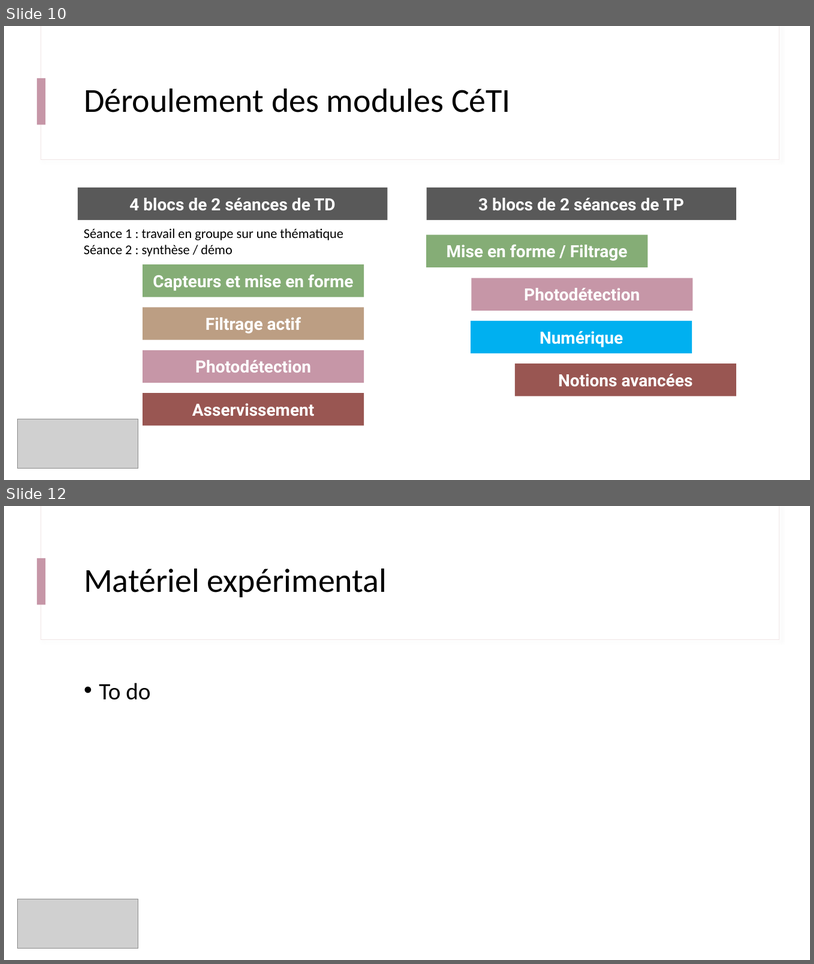
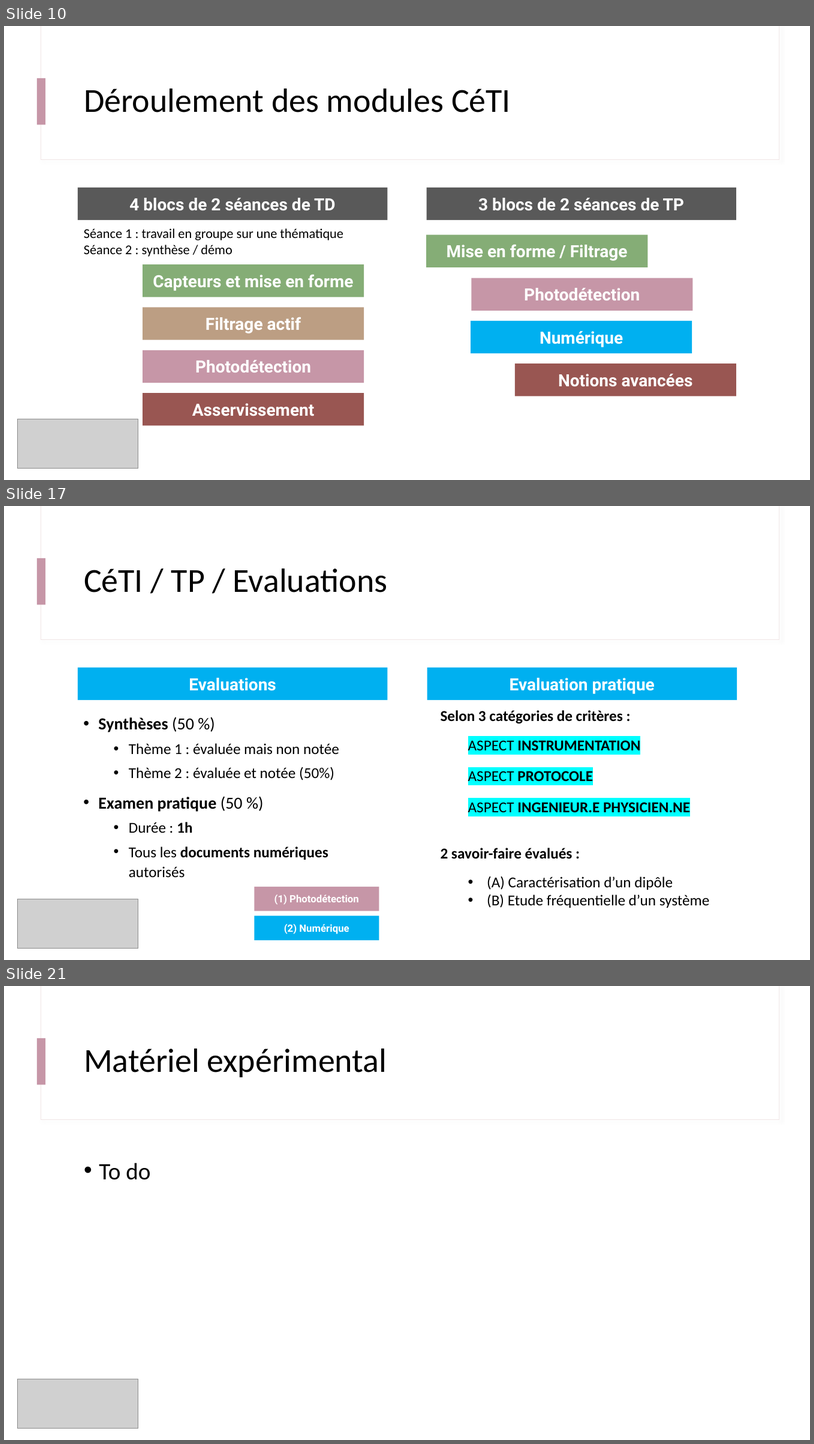
Before and after one commit to IOGS-Digital-Methods/semester-5, a slide deck: CeTI/b0_intro/B0_1_CeTI.pptx. Shown one above the other, each under a label of ours: slides 10 and 12 before the commit, slides 10, 17 and 21 after it; the slides between them are not shown. The pictures are 814x964 and 814x1444 pixels, drawn with LibreOffice and Linux fonts; fonts in the diff are those of the drawing; grey boxes stand for pictures. Boxes give left, top, right and bottom in pixels: in the first picture for what was removed or moved away, otherwise in the second. Text is boxed around its words. In the diff, an @@ line names an element or a change of style, - is before the commit and + after.

```diff
--- a/CeTI/b0_intro/B0_1_CeTI.pptx
+++ b/CeTI/b0_intro/B0_1_CeTI.pptx
@@ slide 17 added at [4, 506, 810, 960], background #FFFFFF; not listed: 3 template elements that a slide beside it also shows @@
@@ title added at [84, 568, 388, 592], 40 pt, text #000000 @@
+CéTI / TP / Evaluations
@@ rectangle added at [78, 667, 387, 700], fill #00B0F0, 20 pt, text #FFFFFF, bold @@
+Evaluations
@@ rectangle added at [428, 667, 737, 700], fill #00B0F0, 20 pt, text #FFFFFF, bold @@
+Evaluation pratique
@@ text added at [98, 717, 339, 877], 18 pt, text #000000 @@
+• Synthèses (50 %)
+  • Thème 1 : évaluée mais non notée
+  • Thème 2 : évaluée et notée (50%)
+• Examen pratique (50 %)
+  • Durée : 1h
+  • Tous les documents numériques autorisés
@@ text added at [441, 710, 623, 724], 18 pt, text #000000, bold @@
+Selon 3 catégories de critères :
@@ text added at [468, 740, 641, 751], 18 pt, text #000000, bold @@
+ASPECT INSTRUMENTATION
@@ text added at [468, 771, 593, 781], 18 pt, text #000000, bold @@
+ASPECT PROTOCOLE
@@ text added at [468, 802, 690, 813], 18 pt, text #000000, bold @@
+ASPECT INGENIEUR.E PHYSICIEN.NE
@@ text added at [441, 847, 573, 859], 18 pt, text #000000, bold @@
+2 savoir-faire évalués :
@@ text added at [487, 876, 710, 907], 18 pt, text #000000 @@
+• (A) Caractérisation d’un dipôle
+• (B) Etude fréquentielle d’un système
@@ picture added at [17, 898, 138, 948] @@
@@ rectangle added at [254, 886, 379, 911], fill #C696A7, 12 pt, text #FFFFFF, bold @@
+(1) Photodétection
@@ rectangle added at [254, 916, 379, 940], fill #00B0F0, 12 pt, text #FFFFFF, bold @@
+(2) Numérique
@@ what was slide 12 is now slide 21 @@
```
Also in this commit, not shown: 4 slides changed, 9 other slides added, 1 slide removed, 2 other files.
